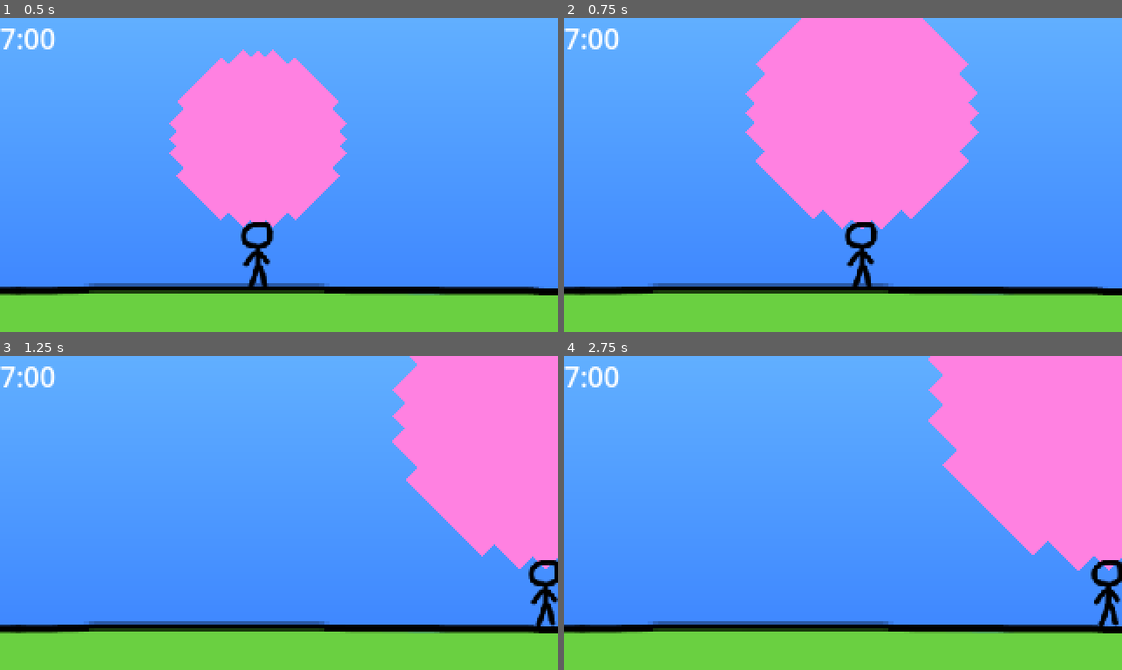
Above: before the commit, frames 1-4 (two rows, left to right).
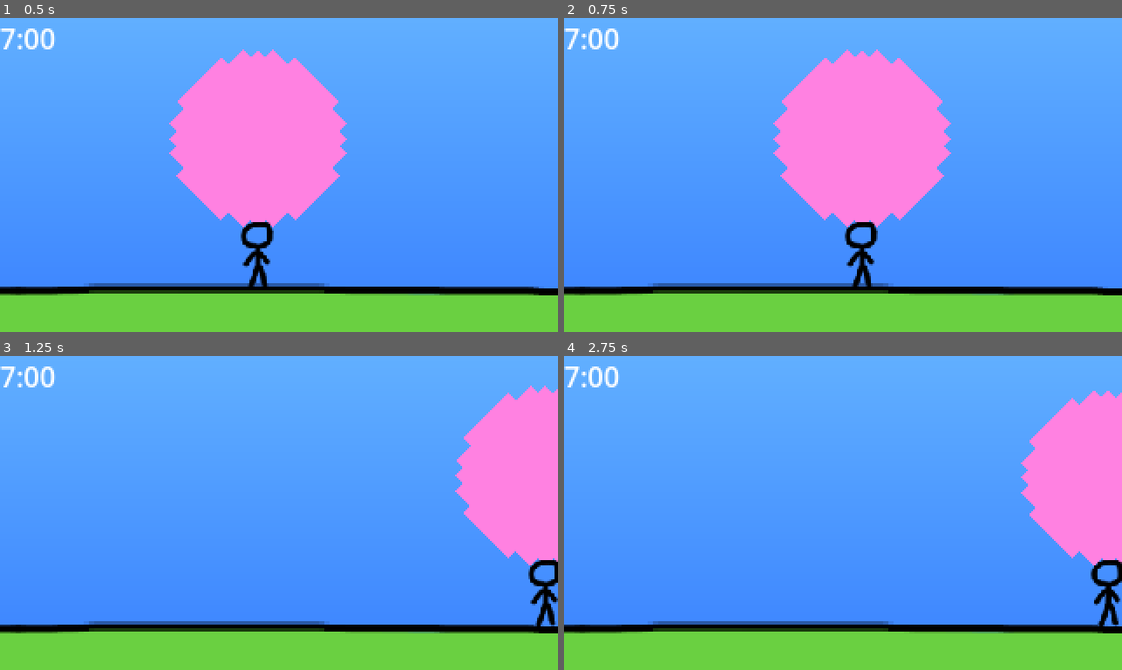
Above: after the commit, the same moments.

Repository: eagle-eye-scouter/GGJ_BubbleBlowing
Game: Godot game, scene res://src/scroll_world.tscn
Two runs of this game, one before a commit and one after it. Both use one fixed random seed, a clock stepped at 60 frames per second and the inputs below.
Inputs:
- Up to frame 1 (0.5 s): no input
- Up to frame 2 (0.75 s): hold D (player_right) from 0.53 s (still down); hold Space (player_breath) from 0.53 s (still down)
- Up to frame 3 (1.25 s): keep holding D (player_right); keep holding Space (player_breath)
- Up to frame 4 (2.75 s): release D (player_right) at 1.28 s; release Space (player_breath) at 1.28 s; hold S (player_down) 1.28-2.03 s; tap Space (player_breath) at 1.35 s; hold D (player_right) from 2.03 s (still down); hold Space (player_breath) from 2.03 s (still down)

Frame 1 is identical in both runs. In frame 2, 8.7% of the frame differs, in the area x 32-75%, y 0-68%; in frame 3, 8.2%; in frame 4, 11%, in the area x 65-100%, y 0-69%.

Commit message:
Adjust inflation speed

Diff:
--- a/src/player.gd
+++ b/src/player.gd
@@ -7,7 +7,7 @@
 const HORI_SPEED_MAX : float = 2000
 const VERT_SPEED_MAX : float = 2000
 const SPEED_MAX := Vector2(HORI_SPEED_MAX, VERT_SPEED_MAX)
-const INFLATE_SPEED : float = 0.2
+const INFLATE_SPEED : float = 0.01
 #const DEFLATE_SPEED : float = 45.0
 const DECELLERATION : float = 0.90
 const DECCELERATION_RATE := Vector2(DECELLERATION, DECELLERATION)
